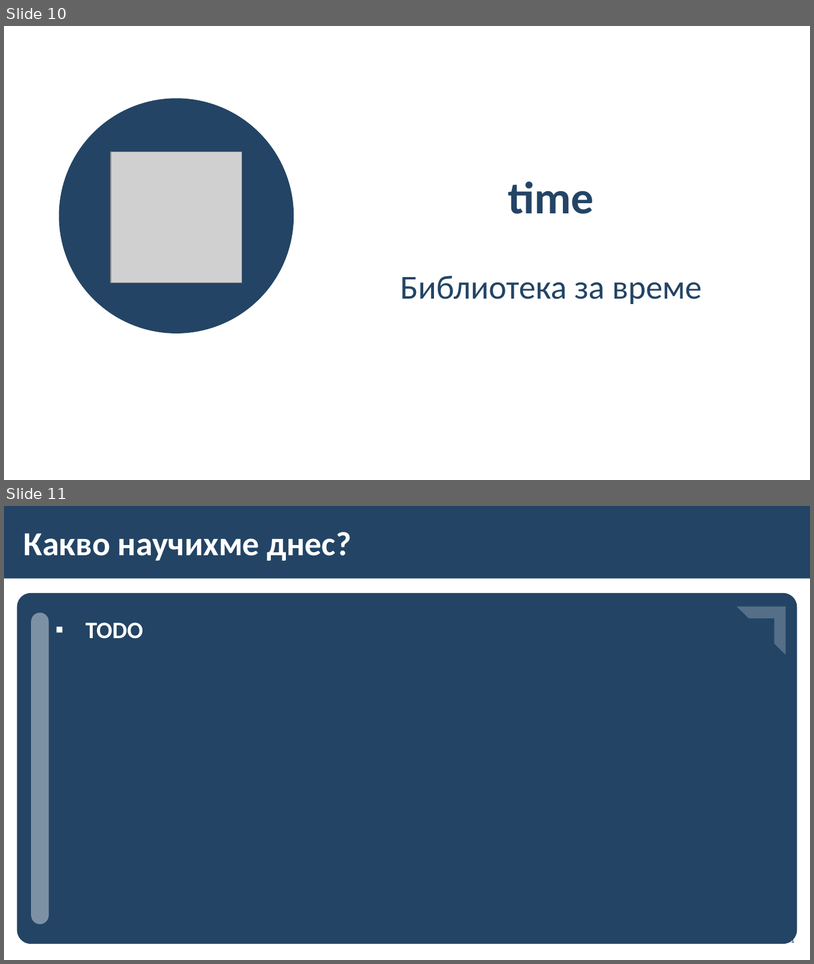
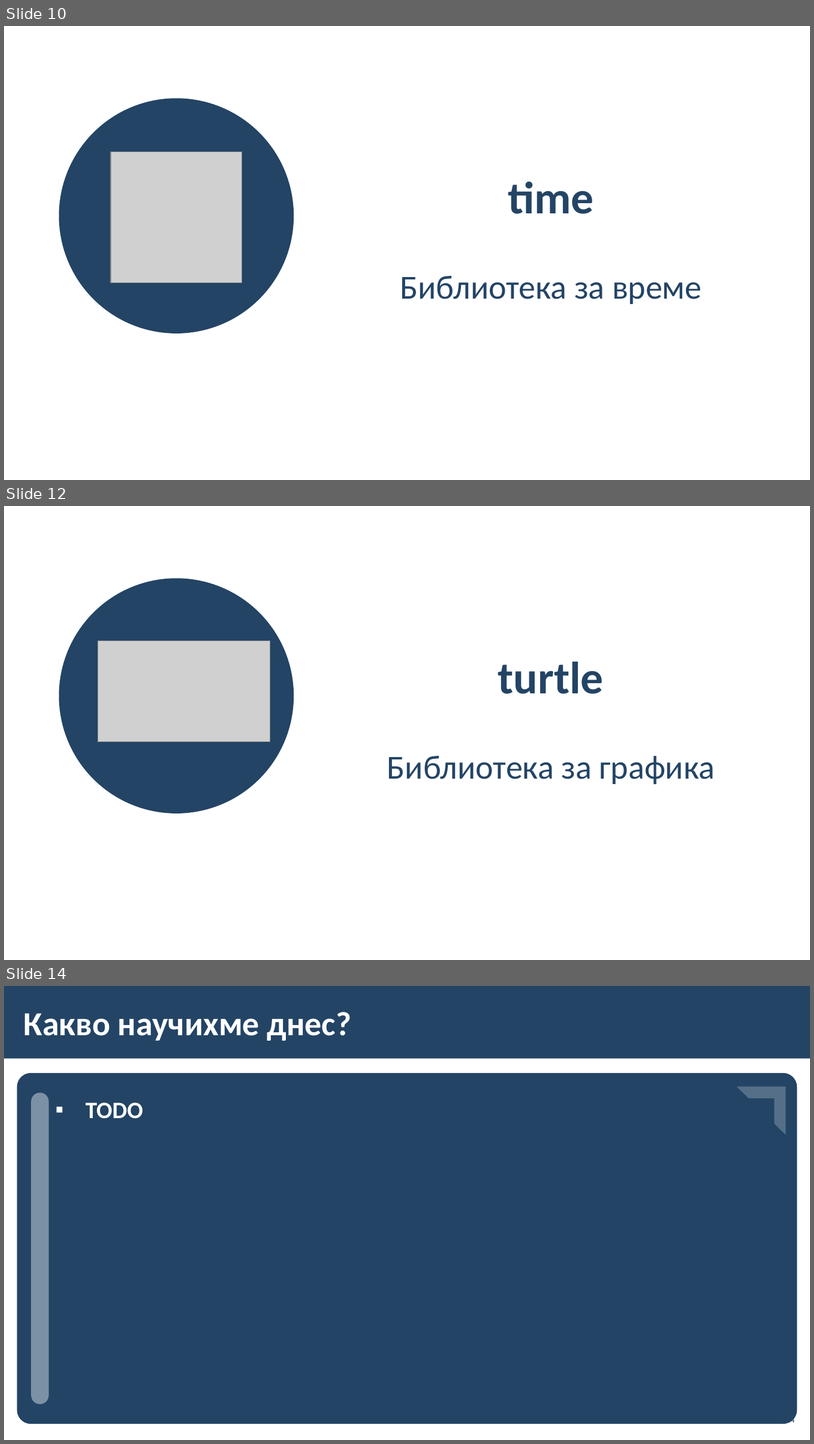
Before and after one commit to BG-IT-Edu/School-Programming, a slide deck: Courses/Computer-Modeling-and-IT/Computer-Modeling-and-IT-6-Class/27-{last-number}-Python/31-Libraries/31-Libraries.pptx. Shown one above the other, each under a label of ours: slides 10 and 11 before the commit, slides 10, 12 and 14 after it; the slides between them are not shown. The pictures are 814x964 and 814x1444 pixels, drawn with LibreOffice and Linux fonts; fonts in the diff are those of the drawing; grey boxes stand for pictures; background and template pictures are left out. Boxes give left, top, right and bottom in pixels: in the first picture for what was removed or moved away, otherwise in the second. Text is boxed around its words. In the diff, an @@ line names an element or a change of style, - is before the commit and + after.

```diff
--- a/Courses/Computer-Modeling-and-IT/Computer-Modeling-and-IT-6-Class/27-{last-number}-Python/31-Libraries/31-Libraries.pptx
+++ b/Courses/Computer-Modeling-and-IT/Computer-Modeling-and-IT-6-Class/27-{last-number}-Python/31-Libraries/31-Libraries.pptx
@@ slide 12 added at (x1=4, y1=506, x2=810, y2=960), background #FFFFFF; not listed: 1 template element that a slide beside it also shows @@
@@ picture added at (x1=98, y1=640, x2=270, y2=741) @@
@@ title added at (x1=498, y1=661, x2=604, y2=694), 54 pt, text #234465, bold @@
+turtle
@@ subtitle added at (x1=387, y1=756, x2=716, y2=784), 40 pt, text #234465 @@
+Библиотека за графика
@@ what was slide 11 is now slide 14 @@
@@ page number at (x1=786, y1=1418, x2=795, y2=1425): text changed @@
-11
+14
```
Also in this commit, not shown: 3 slides changed, 2 other slides added.
